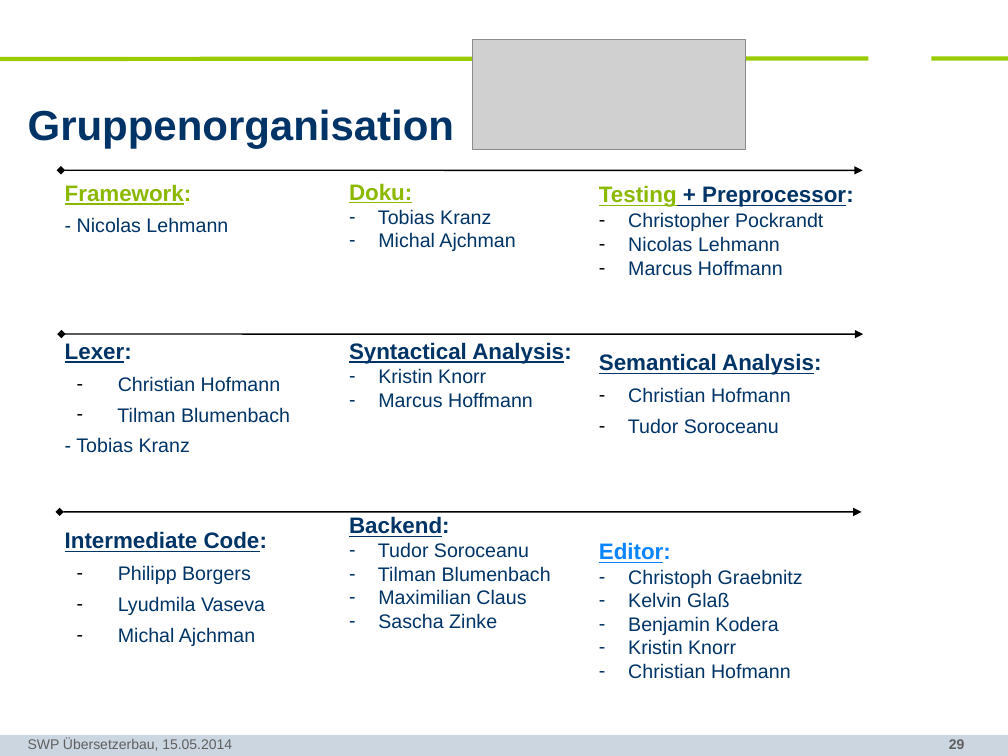
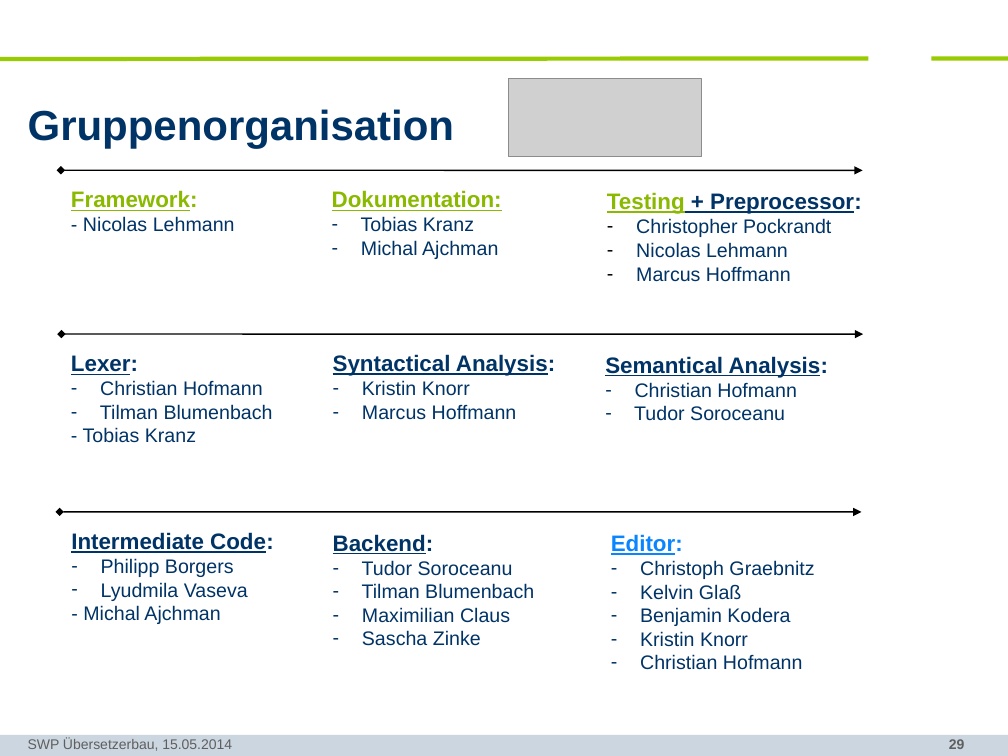
Before and after one commit to SWP-Ubau-SoSe2014-Haskell/SWPSoSe14, a slide deck: slide 29 of documentation/SWPSoSe14MS3.ppt. Drawn at 1008x756 pixels with LibreOffice and Linux fonts; fonts in the diff are those of the drawing; grey boxes stand for pictures; background and template pictures are left out. Boxes give left, top, right and bottom in pixels: in the first picture for what was removed or moved away, otherwise in the second. Text is boxed around its words. In the diff, an @@ line names an element or a change of style, - is before the commit and + after.

```diff
--- a/documentation/SWPSoSe14MS3.ppt
+++ b/documentation/SWPSoSe14MS3.ppt
@@ picture: place and size @@
-picture at [473, 39, 746, 149]
+picture at [508, 79, 702, 156]
@@ text removed at [65, 184, 290, 646] @@
-Framework:
-- Nicolas Lehmann
-Lexer:
-– Christian Hofmann
-– Tilman Blumenbach
-- Tobias Kranz
-Intermediate Code:
-– Philipp Borgers
-– Lyudmila Vaseva
-– Michal Ajchman
@@ text added at [71, 190, 235, 232], 14 pt, text #003366 @@
+Framework:
+- Nicolas Lehmann
@@ text added at [332, 190, 502, 259], 14 pt, text #003366 @@
+Dokumentation:
+– Tobias Kranz
+– Michal Ajchman
@@ text at [349, 183, 533, 408]: paragraphs removed @@
-Doku:
-– Tobias Kranz
-– Michal Ajchman
-Syntactical Analysis:
-– Kristin Knorr
-– Marcus Hoffmann
@@ text at [599, 185, 854, 434]: paragraphs removed @@
-Testing + Preprocessor:
-– Christopher Pockrandt
-– Nicolas Lehmann
-– Marcus Hoffmann
-Semantical Analysis:
-– Christian Hofmann
-– Tudor Soroceanu
@@ text added at [607, 192, 862, 282], 14 pt, text #003366 @@
+Testing + Preprocessor:
+– Christopher Pockrandt
+– Nicolas Lehmann
+– Marcus Hoffmann
@@ text added at [71, 355, 273, 443], 14 pt, text #003366 @@
+Lexer:
+– Christian Hofmann
+– Tilman Blumenbach
+- Tobias Kranz
@@ text added at [333, 354, 555, 420], 14 pt, text #003366 @@
+Syntactical Analysis:
+– Kristin Knorr
+– Marcus Hoffmann
@@ text added at [605, 356, 828, 421], 14 pt, text #003366 @@
+Semantical Analysis:
+– Christian Hofmann
+– Tudor Soroceanu
@@ text added at [71, 532, 274, 624], 14 pt, text #003366 @@
+Intermediate Code:
+– Philipp Borgers
+– Lyudmila Vaseva
+- Michal Ajchman
@@ text "Backend:": place and size @@
-text "Backend:" at [349, 183, 551, 629]
+text "Backend:" at [333, 534, 534, 646]
@@ text "Editor:": place and size @@
-text "Editor:" at [599, 185, 854, 679]
+text "Editor:" at [611, 534, 814, 670]
```
Also in this commit, not shown: 1 other slide changed, 1 slide added, 1 slide removed.
